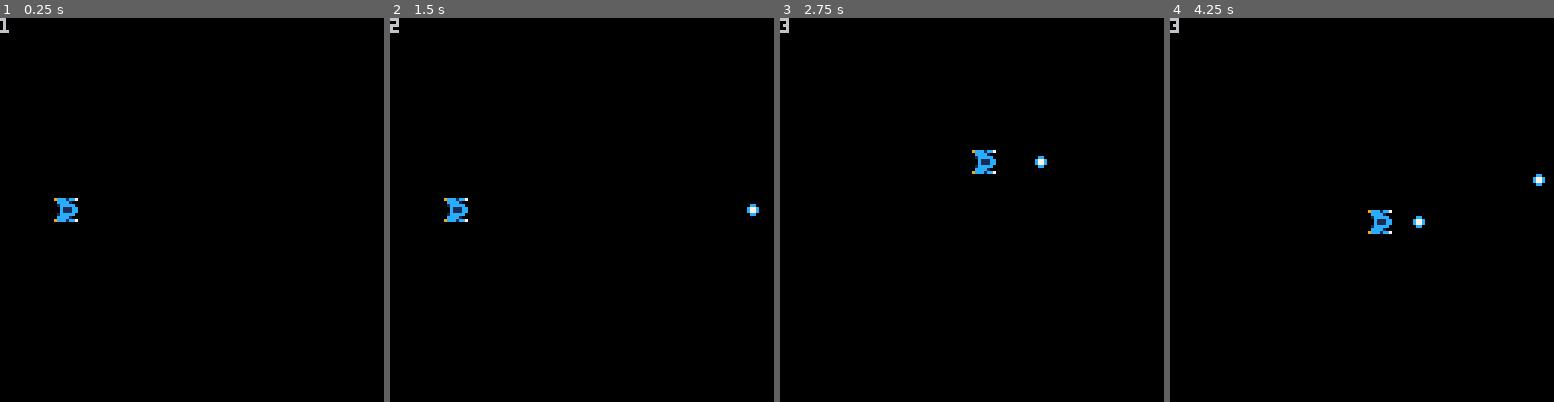
Above: before the commit, frames 1-4 (left to right).
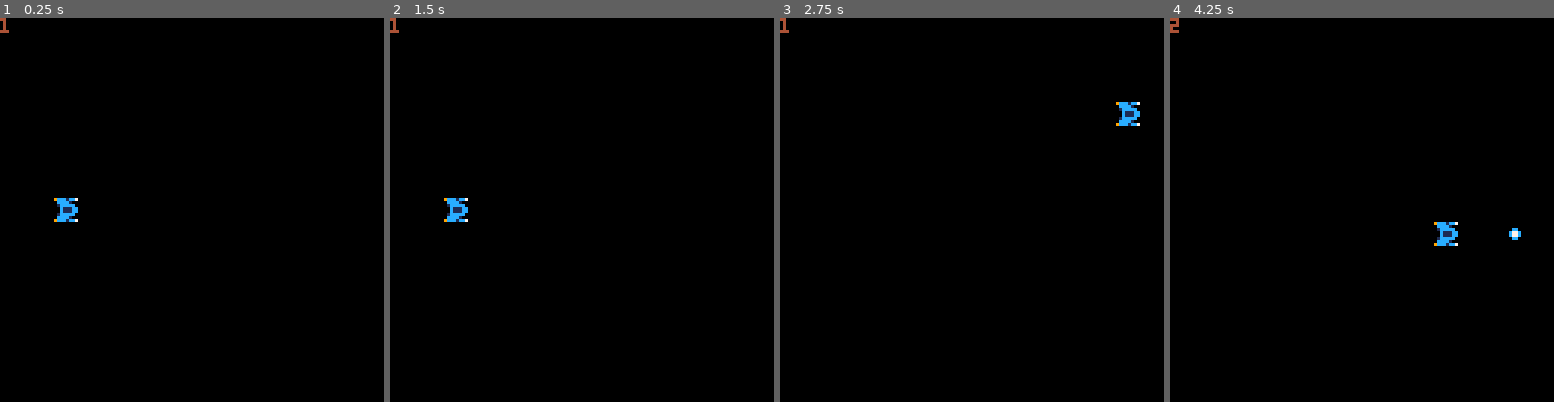
Above: after the commit, the same moments.

Repository: Sarah-Duck/toxic-invaders
Game: PICO-8 cartridge pico-bhell.p8
Same seed, same stepped clock (60 frames per second), same inputs: the game is played once before the commit and once after it.
Inputs:
- Up to frame 1 (0.25 s): no input
- Up to frame 2 (1.5 s): tap O (Z key) at 0.7 s
- Up to frame 3 (2.75 s): hold Right 1.6-2.1 s; tap O (Z key) at 1.7, 2.1, 2.5 s; hold Up 2.15-2.42 s; hold Right from 2.47 s (still down)
- Up to frame 4 (4.25 s): tap O (Z key) every 0.4 s from 2.9 to 4.1 s; release Right at 3.03 s; hold Left 3.08-3.58 s; hold Down 3.63-3.97 s; hold Right from 4.02 s (still down)

The runs differ from the first frame. In frame 1, less than 0.1% of the frame differs, in the area x 0-3%, y 0-4%; in frame 2, 0.2%; in frame 3, 0.8%; in frame 4, 0.9%, in the area x 0-98%, y 0-60%.

Commit message:
circfill(64,64,32,4)
Commit before leaving coffee shop.

Diff:
--- a/pico-bhell.p8
+++ b/pico-bhell.p8
@@ -5,12 +5,16 @@
 #include players.lua
 #include bullets.lua
 
-function _update()
+function _update60()
 #include update.lua
 end
 
 function _draw()
+
+circfill(64,64,32,4)
+
 #include draw.lua
+
 end
 __gfx__
 00000000000000009ccc1cc70000000000000000000000000000000000cccc000000000000000000000000000000000000000000000000000000000000000000
Not shown, added: SKETCHES/Sprite-0001.aseprite
